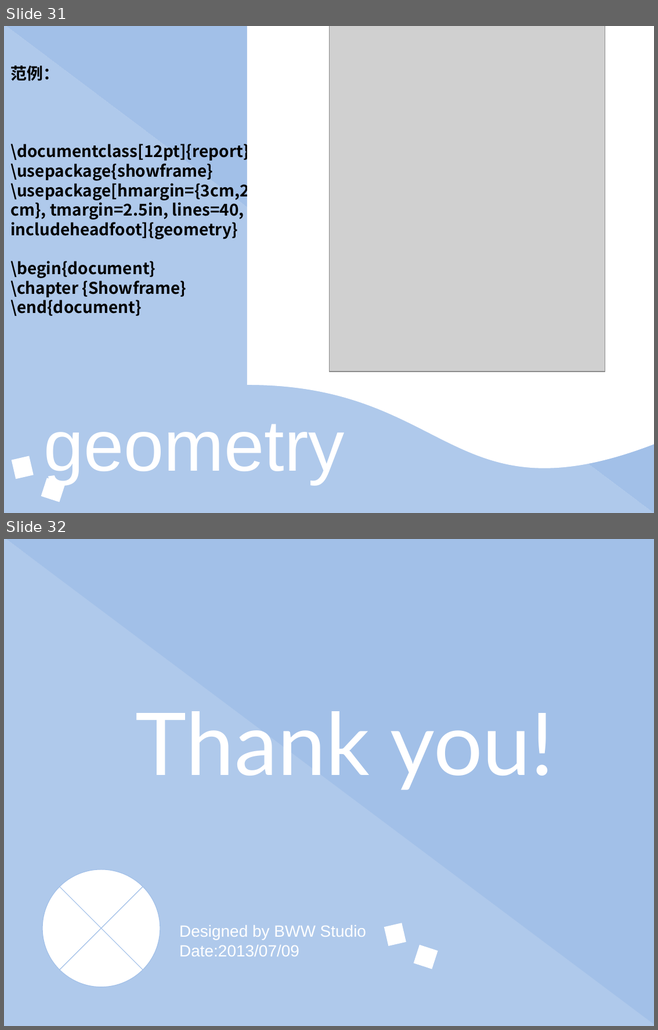
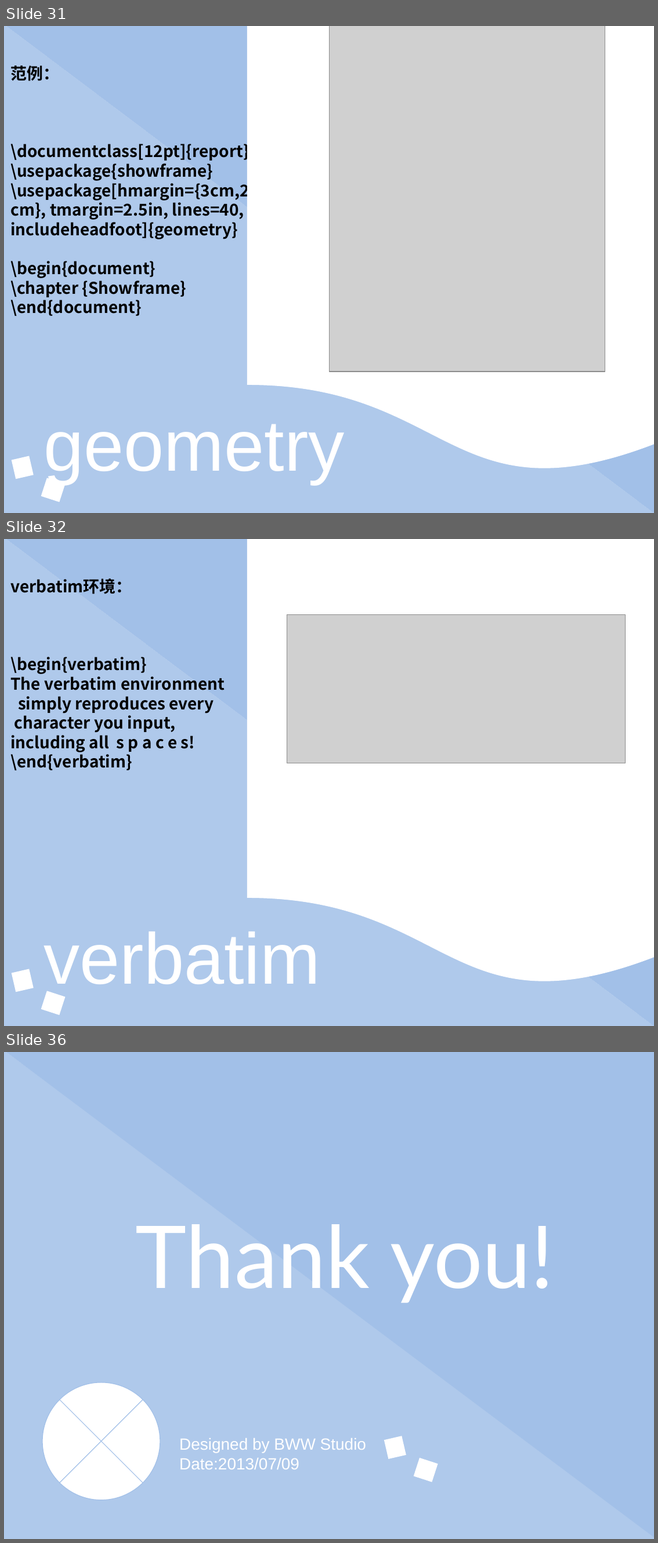
Before and after one commit to eesast/lectures, a slide deck: drafts/latex/常用宏包及其他高阶内容.pptx. Shown one above the other, each under a label of ours: slides 31 and 32 before the commit, slides 31, 32 and 36 after it; the slides between them are not shown. The pictures are 658x1030 and 658x1543 pixels, drawn with LibreOffice and Linux fonts; fonts in the diff are those of the drawing; grey boxes stand for pictures. Boxes give left, top, right and bottom in pixels: in the first picture for what was removed or moved away, otherwise in the second. Text is boxed around its words. In the diff, an @@ line names an element or a change of style, - is before the commit and + after.

```diff
--- a/drafts/latex/常用宏包及其他高阶内容.pptx
+++ b/drafts/latex/常用宏包及其他高阶内容.pptx
@@ slide 32 added at box(4, 539, 654, 1026), background #FFFFFF @@
@@ right triangle added at box(4, 539, 654, 1026), fill #A2C0E8 at 85% opacity @@
@@ right triangle added at box(4, 539, 654, 1026), fill #A2C0E8 @@
@@ flow chart document added at box(247, 539, 654, 987), fill #FFFFFF @@
@@ text added at box(10, 578, 224, 770), 18 pt, text #000000, bold @@
+verbatim环境：
+\begin{verbatim}
+The verbatim environment
+simply reproduces every
+character you input,
+including all s p a c e s!
+\end{verbatim}
@@ rectangle added at box(574, 599, 648, 645), fill #FFFFFF, outline #FFFFFF 0.75 pt @@
@@ picture added at box(286, 615, 625, 763) @@
@@ rectangle added at box(539, 609, 569, 624), fill #FFFFFF, outline #FFFFFF 0.75 pt @@
@@ rectangle added at box(539, 812, 569, 827), fill #FFFFFF, outline #FFFFFF 0.75 pt @@
@@ rectangle added at box(574, 804, 648, 850), fill #FFFFFF, outline #FFFFFF 0.75 pt @@
@@ text added at box(43, 932, 320, 997), 80 pt, text #FFFFFF @@
+verbatim
@@ rectangle added at box(11, 969, 33, 992), fill #FFFFFF @@
@@ rectangle added at box(41, 991, 65, 1016), fill #FFFFFF @@
@@ what was slide 32 is now slide 36 @@
```
Also in this commit, not shown: 1 slide changed, 3 other slides added.
